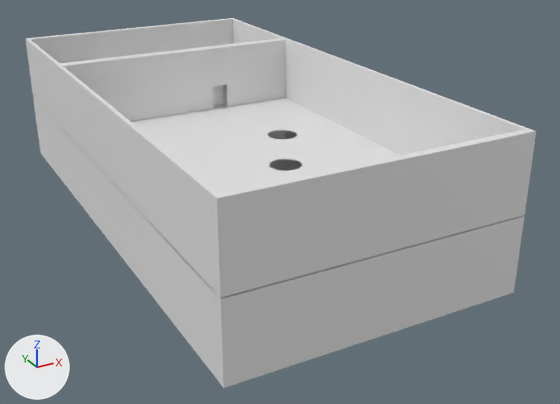
Renders of the FBX model Assets/Models/School.fbx from each side of a commit.
Rendered twice from a 50 mm lens placed at (-35.4, -76.1, 37.3), pointed at (3.1, -6.0, 2.2). Lighting does not change. The marker at lower left points along +X, +Y and +Z. Where no turn or scale is listed for an object, it has been applied to the vertices.

The first picture shows 'ClassroomWall', 'FirstFloor', 'SecondFloor'.
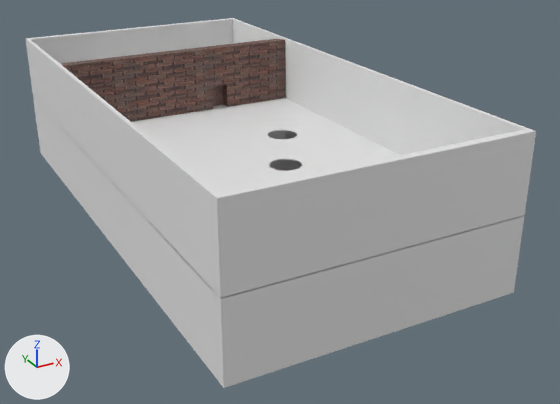
What the commit changed:
Picture 'Stone.png' (img_stone_png) is new.
Material 'Stone' (mat_stone) is new.
Its texture is img_stone_png.
Its roughness is 0.69.
me_cube_019 has 18 vertices, 32 faces and spans x -14.8..14.8, y -1.0..1.0, z -4.2..3.7.
me_cube_019 now uses material mat_stone (picture img_stone_png).

Pixel boxes [x1, y1, x2, y2] of what changed, in the pictures (560 x 404 px):
'ClassroomWall', recoloured (grey to brown)
    both: [60, 38, 286, 122]
